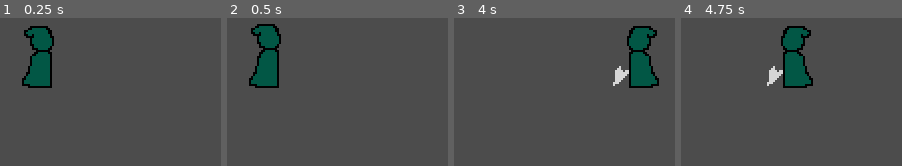
Above: before the commit, frames 1-4 (left to right).
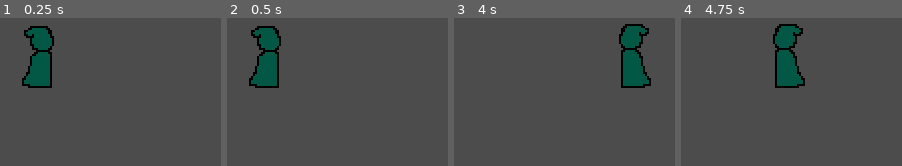
Above: after the commit, the same moments.

Repository: KeskiDev/EscapeGame
Game: Godot game, scene res://Scenes/world.tscn
The game is run twice, just before and just after one commit, with the same random seed, the same clock (stepped at 60 frames per second) and the same inputs.
Inputs:
- Up to frame 1 (0.25 s): no input
- Up to frame 2 (0.5 s): no input
- Up to frame 3 (4 s): hold Right (ui_right) 0.53-1.28 s; tap Space (attack) every 0.75 s from 0.6 to 3.6 s; hold Down (ui_down) 1.28-2.03 s; hold Right (ui_right) 2.03-2.78 s; hold Up (ui_up) 2.78-3.53 s; hold Left (ui_left) from 3.53 s (still down)
- Up to frame 4 (4.75 s): keep holding Left (ui_left); tap Space (attack) at 4.35 s

Frame 1 is identical in both runs. In frame 2, 0.8% of the frame differs, in the area x 10-25%, y 4-28%; in frame 3, 4.5%, in the area x 71-93%, y 4-48%; in frame 4, 4.5%.

Commit message:
fix some player animations

Diff:
--- a/Scenes/Player.tscn
+++ b/Scenes/Player.tscn
@@ -1,9 +1,9 @@
 [gd_scene load_steps=36 format=2]
 
-[ext_resource path="res://Assets/Player2.png" type="Texture" id=1]
+[ext_resource path="res://Assets/Player(1).png" type="Texture" id=1]
 [ext_resource path="res://Scripts/Player.gd" type="Script" id=2]
 
-[sub_resource type="Animation" id=30]
+[sub_resource type="Animation" id=1]
 resource_name = "AttackDown"
 length = 0.3
 tracks/0/type = "value"
@@ -33,7 +33,7 @@
 } ]
 }
 
-[sub_resource type="Animation" id=27]
+[sub_resource type="Animation" id=2]
 resource_name = "AttackLeft"
 length = 0.3
 tracks/0/type = "value"
@@ -46,7 +46,7 @@
 "times": PoolRealArray( 0, 0.1, 0.2 ),
 "transitions": PoolRealArray( 1, 1, 1 ),
 "update": 1,
-"values": [ 19, 20, 21 ]
+"values": [ 21, 22, 23 ]
 }
 tracks/1/type = "method"
 tracks/1/path = NodePath(".")
@@ -63,7 +63,7 @@
 } ]
 }
 
-[sub_resource type="Animation" id=28]
+[sub_resource type="Animation" id=3]
 resource_name = "AttackRight"
 length = 0.3
 tracks/0/type = "value"
@@ -76,7 +76,7 @@
 "times": PoolRealArray( 0, 0.1, 0.2 ),
 "transitions": PoolRealArray( 1, 1, 1 ),
 "update": 1,
-"values": [ 16, 17, 18 ]
+"values": [ 18, 19, 20 ]
 }
 tracks/1/type = "method"
 tracks/1/path = NodePath(".")
@@ -93,7 +93,7 @@
 } ]
 }
 
-[sub_resource type="Animation" id=29]
+[sub_resource type="Animation" id=4]
 resource_name = "AttackUp"
 length = 0.3
 tracks/0/type = "value"
@@ -106,7 +106,7 @@
 "times": PoolRealArray( 0, 0.1, 0.2 ),
 "transitions": PoolRealArray( 1, 1, 1 ),
 "update": 1,
-"values": [ 28, 30, 31 ]
+"values": [ 30, 32, 33 ]
 }
 tracks/1/type = "method"
 tracks/1/path = NodePath(".")
@@ -123,47 +123,55 @@
 } ]
 }
 
-[sub_resource type="Animation" id=3]
-resource_name = "IdleLeft"
-length = 0.5
-loop = true
-
-[sub_resource type="Animation" id=4]
-resource_name = "IdleRight"
-length = 0.5
-loop = true
-tracks/0/type = "value"
-tracks/0/path = NodePath("Sprite:frame")
-tracks/0/interp = 1
-tracks/0/loop_wrap = true
-tracks/0/imported = false
-tracks/0/enabled = true
-tracks/0/keys = {
-"times": PoolRealArray( 0, 0.1, 0.2, 0.3, 0.4 ),
-"transitions": PoolRealArray( 1, 1, 1, 1, 1 ),
-"update": 1,
-"values": [ 13, 15, 14, 13, 13 ]
-}
-
 [sub_resource type="Animation" id=5]
-resource_name = "IdleUP"
-length = 0.5
-loop = true
-tracks/0/type = "value"
-tracks/0/path = NodePath("Sprite:frame")
-tracks/0/interp = 1
-tracks/0/loop_wrap = true
-tracks/0/imported = false
-tracks/0/enabled = true
-tracks/0/keys = {
-"times": PoolRealArray( 0, 0.1, 0.2, 0.3, 0.4 ),
-"transitions": PoolRealArray( 1, 1, 1, 1, 1 ),
-"update": 1,
-"values": [ 26, 27, 27, 26, 26 ]
+length = 0.4
+loop = true
+tracks/0/type = "value"
+tracks/0/path = NodePath("Sprite:frame")
+tracks/0/interp = 1
+tracks/0/loop_wrap = true
+tracks/0/imported = false
+tracks/0/enabled = true
+tracks/0/keys = {
+"times": PoolRealArray( 0, 0.1, 0.2, 0.3 ),
+"transitions": PoolRealArray( 1, 1, 1, 1 ),
+"update": 1,
+"values": [ 16, 17, 17, 16 ]
+}
+
+[sub_resource type="Animation" id=6]
+length = 0.4
+loop = true
+tracks/0/type = "value"
+tracks/0/path = NodePath("Sprite:frame")
+tracks/0/interp = 1
+tracks/0/loop_wrap = true
+tracks/0/imported = false
+tracks/0/enabled = true
+tracks/0/keys = {
+"times": PoolRealArray( 0, 0.1, 0.2, 0.3 ),
+"transitions": PoolRealArray( 1, 1, 1, 1 ),
+"update": 1,
+"values": [ 13, 14, 15, 13 ]
 }
 
 [sub_resource type="Animation" id=7]
-resource_name = "RunDown"
+length = 0.4
+loop = true
+tracks/0/type = "value"
+tracks/0/path = NodePath("Sprite:frame")
+tracks/0/interp = 1
+tracks/0/loop_wrap = true
+tracks/0/imported = false
+tracks/0/enabled = true
+tracks/0/keys = {
+"times": PoolRealArray( 0, 0.1, 0.2, 0.3 ),
+"transitions": PoolRealArray( 1, 1, 1, 1 ),
+"update": 1,
+"values": [ 28, 29, 29, 28 ]
+}
+
+[sub_resource type="Animation" id=8]
 length = 0.4
 loop = true
 tracks/0/type = "value"
@@ -179,8 +187,23 @@
 "values": [ 11, 12, 12, 11 ]
 }
 
-[sub_resource type="Animation" id=8]
-resource_name = "RunLeft"
+[sub_resource type="Animation" id=9]
+length = 0.4
+loop = true
+tracks/0/type = "value"
+tracks/0/path = NodePath("Sprite:frame")
+tracks/0/interp = 1
+tracks/0/loop_wrap = true
+tracks/0/imported = false
+tracks/0/enabled = true
+tracks/0/keys = {
+"times": PoolRealArray( 0, 0.1, 0.2, 0.3 ),
+"transitions": PoolRealArray( 1, 1, 1, 1 ),
+"update": 1,
+"values": [ 26, 27, 27, 26 ]
+}
+
+[sub_resource type="Animation" id=10]
 length = 0.4
 loop = true
 tracks/0/type = "value"
@@ -196,151 +219,132 @@
 "values": [ 24, 25, 25, 24 ]
 }
 
-[sub_resource type="Animation" id=6]
-resource_name = "RunRight"
-length = 0.4
-loop = true
-tracks/0/type = "value"
-tracks/0/path = NodePath("Sprite:frame")
-tracks/0/interp = 1
-tracks/0/loop_wrap = true
-tracks/0/imported = false
-tracks/0/enabled = true
-tracks/0/keys = {
-"times": PoolRealArray( 0, 0.1, 0.2, 0.3 ),
-"transitions": PoolRealArray( 1, 1, 1, 1 ),
-"update": 1,
-"values": [ 22, 23, 23, 22 ]
-}
-
-[sub_resource type="Animation" id=9]
-resource_name = "RunUp"
-length = 0.4
-loop = true
-tracks/0/type = "value"
-tracks/0/path = NodePath("Sprite:frame")
-tracks/0/interp = 1
-tracks/0/loop_wrap = true
-tracks/0/imported = false
-tracks/0/enabled = true
-tracks/0/keys = {
-"times": PoolRealArray( 0, 0.1, 0.2, 0.3 ),
-"transitions": PoolRealArray( 1, 1, 1, 1 ),
-"update": 1,
-"values": [ 32, 33, 33, 32 ]
-}
-
-[sub_resource type="Animation" id=2]
-resource_name = "idle"
-length = 0.3
-loop = true
-tracks/0/type = "value"
-tracks/0/path = NodePath("Sprite:frame")
-tracks/0/interp = 1
-tracks/0/loop_wrap = true
-tracks/0/imported = false
-tracks/0/enabled = true
-tracks/0/keys = {
-"times": PoolRealArray( 0, 0.1, 0.2 ),
-"transitions": PoolRealArray( 1, 1, 1 ),
-"update": 1,
-"values": [ 10, 9, 10 ]
-}
-
-[sub_resource type="AnimationNodeAnimation" id=31]
+[sub_resource type="Animation" id=11]
+length = 0.4
+loop = true
+tracks/0/type = "value"
+tracks/0/path = NodePath("Sprite:frame")
+tracks/0/interp = 1
+tracks/0/loop_wrap = true
+tracks/0/imported = false
+tracks/0/enabled = true
+tracks/0/keys = {
+"times": PoolRealArray( 0, 0.1, 0.2, 0.3 ),
+"transitions": PoolRealArray( 1, 1, 1, 1 ),
+"update": 1,
+"values": [ 34, 35, 35, 34 ]
+}
+
+[sub_resource type="Animation" id=12]
+length = 0.3
+loop = true
+tracks/0/type = "value"
+tracks/0/path = NodePath("Sprite:frame")
+tracks/0/interp = 1
+tracks/0/loop_wrap = true
+tracks/0/imported = false
+tracks/0/enabled = true
+tracks/0/keys = {
+"times": PoolRealArray( 0, 0.1, 0.2 ),
+"transitions": PoolRealArray( 1, 1, 1 ),
+"update": 1,
+"values": [ 8, 9, 9 ]
+}
+
+[sub_resource type="AnimationNodeAnimation" id=13]
 animation = "AttackLeft"
 
-[sub_resource type="AnimationNodeAnimation" id=33]
+[sub_resource type="AnimationNodeAnimation" id=14]
 animation = "AttackRight"
 
-[sub_resource type="AnimationNodeAnimation" id=34]
+[sub_resource type="AnimationNodeAnimation" id=15]
 animation = "AttackUp"
 
-[sub_resource type="AnimationNodeAnimation" id=35]
+[sub_resource type="AnimationNodeAnimation" id=16]
 animation = "AttackDown"
 
-[sub_resource type="AnimationNodeBlendSpace2D" id=24]
-blend_point_0/node = SubResource( 31 )
+[sub_resource type="AnimationNodeBlendSpace2D" id=17]
+blend_point_0/node = SubResource( 13 )
 blend_point_0/pos = Vector2( -1, 0 )
-blend_point_1/node = SubResource( 33 )
+blend_point_1/node = SubResource( 14 )
 blend_point_1/pos = Vector2( 1, 0 )
-blend_point_2/node = SubResource( 34 )
+blend_point_2/node = SubResource( 15 )
 blend_point_2/pos = Vector2( 0, -1.1 )
-blend_point_3/node = SubResource( 35 )
+blend_point_3/node = SubResource( 16 )
 blend_point_3/pos = Vector2( 0, 1.1 )
 min_space = Vector2( -1, -1.1 )
 max_space = Vector2( 1, 1.1 )
 blend_mode = 1
 
-[sub_resource type="AnimationNodeAnimation" id=10]
+[sub_resource type="AnimationNodeAnimation" id=18]
 animation = "IdleLeft"
 
-[sub_resource type="AnimationNodeAnimation" id=11]
+[sub_resource type="AnimationNodeAnimation" id=19]
 animation = "idle"
 
-[sub_resource type="AnimationNodeAnimation" id=12]
+[sub_resource type="AnimationNodeAnimation" id=20]
 animation = "IdleRight"
 
-[sub_resource type="AnimationNodeAnimation" id=13]
+[sub_resource type="AnimationNodeAnimation" id=21]
 animation = "IdleUP"
 
-[sub_resource type="AnimationNodeBlendSpace2D" id=14]
-blend_point_0/node = SubResource( 10 )
+[sub_resource type="AnimationNodeBlendSpace2D" id=22]
+blend_point_0/node = SubResource( 18 )
 blend_point_0/pos = Vector2( -1, 0 )
-blend_point_1/node = SubResource( 11 )
+blend_point_1/node = SubResource( 19 )
 blend_point_1/pos = Vector2( 0, 1.1 )
-blend_point_2/node = SubResource( 12 )
+blend_point_2/node = SubResource( 20 )
 blend_point_2/pos = Vector2( 1, 0 )
-blend_point_3/node = SubResource( 13 )
+blend_point_3/node = SubResource( 21 )
 blend_point_3/pos = Vector2( 0, -1.1 )
 min_space = Vector2( -1, -1.1 )
 max_space = Vector2( 1, 1.1 )
 blend_mode = 1
 
-[sub_resource type="AnimationNodeAnimation" id=17]
+[sub_resource type="AnimationNodeAnimation" id=23]
 animation = "RunLeft"
 
-[sub_resource type="AnimationNodeAnimation" id=18]
+[sub_resource type="AnimationNodeAnimation" id=24]
 animation = "RunDown"
 
-[sub_resource type="AnimationNodeAnimation" id=19]
+[sub_resource type="AnimationNodeAnimation" id=25]
 animation = "RunRight"
 
-[sub_resource type="AnimationNodeAnimation" id=20]
+[sub_resource type="AnimationNodeAnimation" id=26]
 animation = "RunUp"
 
-[sub_resource type="AnimationNodeBlendSpace2D" id=21]
-blend_point_0/node = SubResource( 17 )
+[sub_resource type="AnimationNodeBlendSpace2D" id=27]
+blend_point_0/node = SubResource( 23 )
 blend_point_0/pos = Vector2( -1, 0 )
-blend_point_1/node = SubResource( 18 )
+blend_point_1/node = SubResource( 24 )
 blend_point_1/pos = Vector2( 0, 1 )
-blend_point_2/node = SubResource( 19 )
+blend_point_2/node = SubResource( 25 )
 blend_point_2/pos = Vector2( 1, 0 )
-blend_point_3/node = SubResource( 20 )
+blend_point_3/node = SubResource( 26 )
 blend_point_3/pos = Vector2( 0, -1.1 )
 min_space = Vector2( -1, -1.1 )
 max_space = Vector2( 1, 1.1 )
 blend_mode = 1
 
-[sub_resource type="AnimationNodeStateMachineTransition" id=22]
-
-[sub_resource type="AnimationNodeStateMachineTransition" id=23]
-
-[sub_resource type="AnimationNodeStateMachineTransition" id=25]
-
-[sub_resource type="AnimationNodeStateMachineTransition" id=26]
-
-[sub_resource type="AnimationNodeStateMachine" id=15]
-states/Attack/node = SubResource( 24 )
+[sub_resource type="AnimationNodeStateMachineTransition" id=28]
+
+[sub_resource type="AnimationNodeStateMachineTransition" id=29]
+
+[sub_resource type="AnimationNodeStateMachineTransition" id=30]
+
+[sub_resource type="AnimationNodeStateMachineTransition" id=31]
+
+[sub_resource type="AnimationNodeStateMachine" id=32]
+states/Attack/node = SubResource( 17 )
 states/Attack/position = Vector2( 413, 166 )
-states/Idle/node = SubResource( 14 )
+states/Idle/node = SubResource( 22 )
 states/Idle/position = Vector2( 413, 43 )
-states/Run/node = SubResource( 21 )
+states/Run/node = SubResource( 27 )
 states/Run/position = Vector2( 732, 43 )
-transitions = [ "Idle", "Run", SubResource( 22 ), "Run", "Idle", SubResource( 23 ), "Idle", "Attack", SubResource( 25 ), "Attack", "Idle", SubResource( 26 ) ]
+transitions = [ "Idle", "Run", SubResource( 28 ), "Run", "Idle", SubResource( 29 ), "Idle", "Attack", SubResource( 30 ), "Attack", "Idle", SubResource( 31 ) ]
 start_node = "Idle"
 
-[sub_resource type="AnimationNodeStateMachinePlayback" id=16]
+[sub_resource type="AnimationNodeStateMachinePlayback" id=33]
 
 [node name="Player" type="KinematicBody2D"]
 script = ExtResource( 2 )
@@ -348,29 +352,29 @@
 [node name="Sprite" type="Sprite" parent="."]
 position = Vector2( 0, -9 )
 texture = ExtResource( 1 )
-hframes = 34
-frame = 15
+hframes = 36
+frame = 3
 
 [node name="CollisionShape2D" type="CollisionShape2D" parent="."]
 
 [node name="AnimationPlayer" type="AnimationPlayer" parent="."]
-anims/AttackDown = SubResource( 30 )
-anims/AttackLeft = SubResource( 27 )
-anims/AttackRight = SubResource( 28 )
-anims/AttackUp = SubResource( 29 )
-anims/IdleLeft = SubResource( 3 )
-anims/IdleRight = SubResource( 4 )
-anims/IdleUP = SubResource( 5 )
-anims/RunDown = SubResource( 7 )
-anims/RunLeft = SubResource( 8 )
-anims/RunRight = SubResource( 6 )
-anims/RunUp = SubResource( 9 )
-anims/idle = SubResource( 2 )
+anims/AttackDown = SubResource( 1 )
+anims/AttackLeft = SubResource( 2 )
+anims/AttackRight = SubResource( 3 )
+anims/AttackUp = SubResource( 4 )
+anims/IdleLeft = SubResource( 5 )
+anims/IdleRight = SubResource( 6 )
+anims/IdleUP = SubResource( 7 )
+anims/RunDown = SubResource( 8 )
+anims/RunLeft = SubResource( 9 )
+anims/RunRight = SubResource( 10 )
+anims/RunUp = SubResource( 11 )
+anims/idle = SubResource( 12 )
 
 [node name="AnimationTree" type="AnimationTree" parent="."]
-tree_root = SubResource( 15 )
+tree_root = SubResource( 32 )
 anim_player = NodePath("../AnimationPlayer")
-parameters/playback = SubResource( 16 )
+parameters/playback = SubResource( 33 )
 parameters/Attack/blend_position = Vector2( -0.867982, 0.0189655 )
 parameters/Idle/blend_position = Vector2( 0.85129, 0.0189655 )
 parameters/Run/blend_position = Vector2( 0.784522, 0.132759 )
Binary file added: Assets/Player(1).png
Not shown, added: Assets/Player(1).png.import
